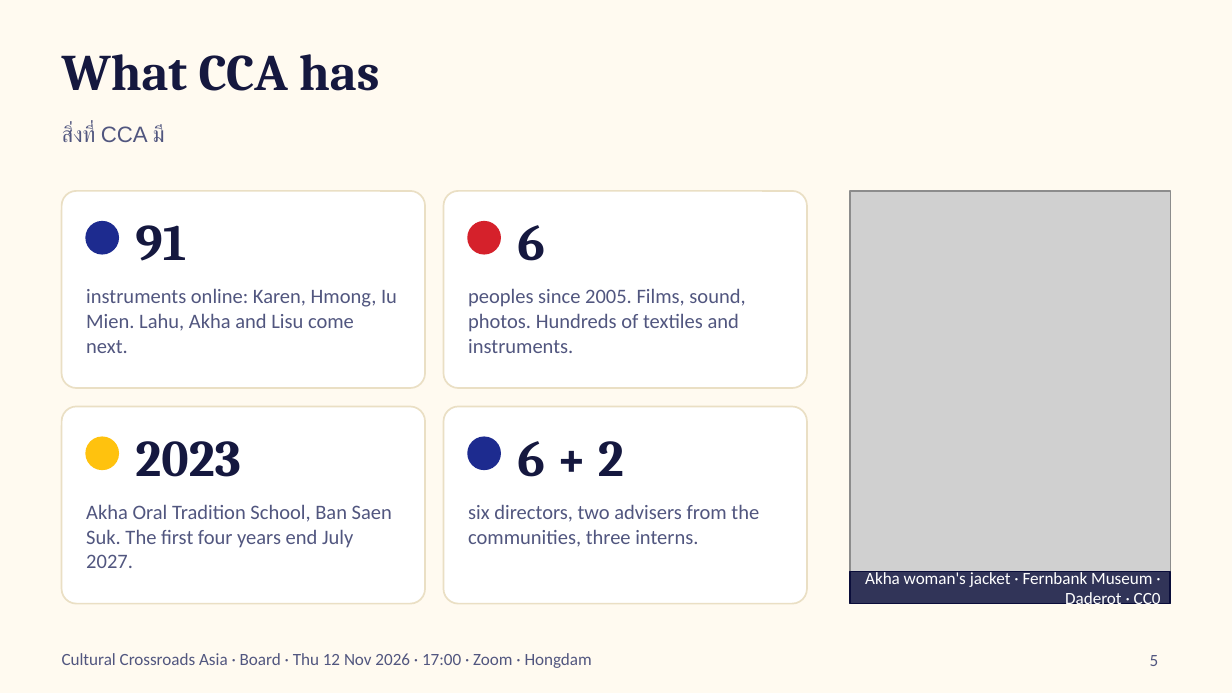
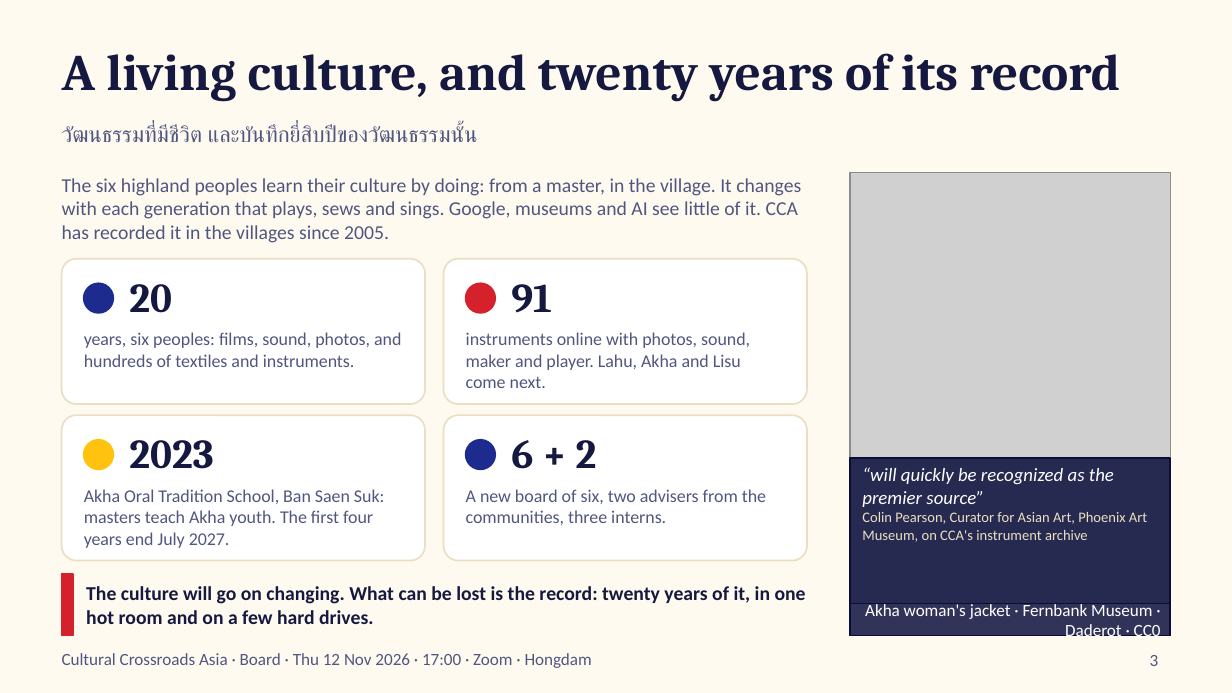
Before and after one commit to motdang/hongdam-site, a slide deck: slide 3 of docs/for/cca/board/CCA board brief - 12 Nov 2026.pptx (slide 5 before the commit). Drawn at 1232x693 pixels with LibreOffice and Linux fonts; fonts in the diff are those of the drawing; grey boxes stand for pictures. Boxes give left, top, right and bottom in pixels: in the first picture for what was removed or moved away, otherwise in the second. Text is boxed around its words. In the diff, an @@ line names an element or a change of style, - is before the commit and + after.

```diff
--- a/docs/for/cca/board/CCA board brief - 12 Nov 2026.pptx
+++ b/docs/for/cca/board/CCA board brief - 12 Nov 2026.pptx
@@ title at <box>62,53,1121,102</box>: text changed @@
-What CCA has
+A living culture, and twenty years of its record
@@ text at <box>62,125,478,142</box>: text changed @@
-สิ่งที่ CCA มี
+วัฒนธรรมที่มีชีวิต และบันทึกยี่สิบปีของวัฒนธรรมนั้น
@@ text added at <box>62,178,801,243</box>, 11.5 pt, text #51567F @@
+The six highland peoples learn their culture by doing: from a master, in the village. It changes with each generation that plays, sews and sings. Google, museums and AI see little of it. CCA has recorded it in the villages since 2005.
@@ picture: place and size @@
-picture at <box>850,191,1170,604</box>
+picture at <box>850,172,1170,636</box>
@@ text removed at <box>517,225,545,261</box> @@
-6
@@ rounded rectangle: place and size @@
-rounded rectangle at <box>62,191,425,388</box>
+rounded rectangle at <box>62,259,425,404</box>
@@ proportions changed in 4 elements at <box>62,415,425,561</box>, <box>444,415,807,561</box>, <box>62,259,425,404</box>, <box>444,259,807,404</box> @@
@@ rounded rectangle: place and size @@
-rounded rectangle at <box>444,191,807,388</box>
+rounded rectangle at <box>444,259,807,404</box>
@@ size 30 to 24 pt in 3 elements at <box>129,440,213,469</box>, <box>511,440,597,469</box>, <box>511,284,552,313</box> @@
@@ text "91": place and size @@
-text "91" at <box>135,225,186,261</box>
+text "91" at <box>511,284,552,313</box>
@@ ellipse: place and size @@
-ellipse at <box>86,222,118,254</box>
+ellipse at <box>84,283,113,313</box>
@@ text added at <box>129,284,172,313</box>, 24 pt, text #15183F, bold @@
+20
@@ ellipse: place and size @@
-ellipse at <box>468,222,500,254</box>
+ellipse at <box>466,283,495,313</box>
@@ text at <box>84,332,401,367</box>: text changed; size 12 to 10.5 pt @@
-peoples since 2005. Films, sound, photos. Hundreds of textiles and instruments.
+years, six peoples: films, sound, photos, and hundreds of textiles and instruments.
@@ text at <box>466,332,750,388</box>: text changed; size 12 to 10.5 pt @@
-instruments online: Karen, Hmong, Iu Mien. Lahu, Akha and Lisu come next.
+instruments online with photos, sound, maker and player. Lahu, Akha and Lisu come next.
@@ rounded rectangle: place and size @@
-rounded rectangle at <box>62,407,425,604</box>
+rounded rectangle at <box>62,415,425,561</box>
@@ rounded rectangle: place and size @@
-rounded rectangle at <box>444,407,807,604</box>
+rounded rectangle at <box>444,415,807,561</box>
@@ ellipse: place and size @@
-ellipse at <box>86,437,118,469</box>
+ellipse at <box>84,440,113,469</box>
@@ ellipse: place and size @@
-ellipse at <box>468,437,500,469</box>
+ellipse at <box>466,440,495,469</box>
@@ rectangle added at <box>850,458,1170,604</box>, fill #0A0D3A at 85% opacity, outline #0A0D3A 1 pt @@
@@ text added at <box>862,467,1147,542</box>, 8.5 pt, text #EADFC4 @@
+“will quickly be recognized as the premier source”
+Colin Pearson, Curator for Asian Art, Phoenix Art Museum, on CCA's instrument archive
@@ text at <box>84,489,384,548</box>: text changed; size 12 to 10.5 pt @@
-Akha Oral Tradition School, Ban Saen Suk. The first four years end July 2027.
+Akha Oral Tradition School, Ban Saen Suk: masters teach Akha youth. The first four years end July 2027.
@@ text at <box>466,489,766,525</box>: text changed; size 12 to 10.5 pt @@
-six directors, two advisers from the communities, three interns.
+A new board of six, two advisers from the communities, three interns.
@@ rectangle added at <box>62,574,73,636</box>, fill #D5212B, outline #D5212B 1 pt @@
@@ text added at <box>86,586,806,624</box>, 11.5 pt, text #15183F, bold @@
+The culture will go on changing. What can be lost is the record: twenty years of it, in one hot room and on a few hard drives.
@@ rectangle: place and size @@
-rectangle at <box>850,572,1170,604</box>
+rectangle at <box>850,604,1170,636</box>
@@ text "Akha woman's jacket · Fernbank ...": place and size @@
-text "Akha woman's jacket · Fernbank ..." at <box>865,570,1161,609</box>
+text "Akha woman's jacket · Fernbank ..." at <box>865,604,1161,641</box>
@@ page number at <box>1150,655,1159,666</box>: text changed @@
-5
+3
```
Also in this commit, not shown: 7 other slides changed, 5 slides added, 4 slides removed, 3 other files.
